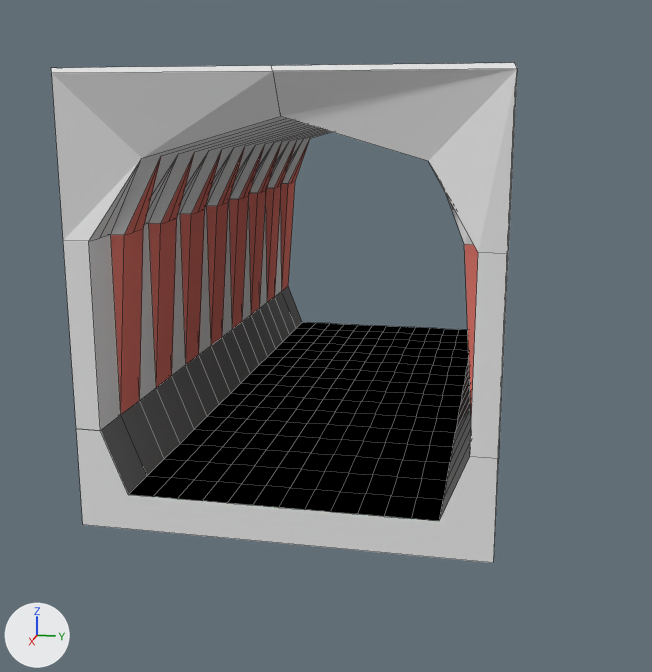
The Blender file Project/Models/newHallway.blend as it was, and as the next commit left it.
Camera for both pictures: a camera (50 mm lens) standing at (12.59, 2.18, 4.14) and looking at (0.96, -0.15, 1.24). Arrows for +X, +Y and +Z are at lower left; the lights stay in place. Mesh edges are drawn as thin lines.
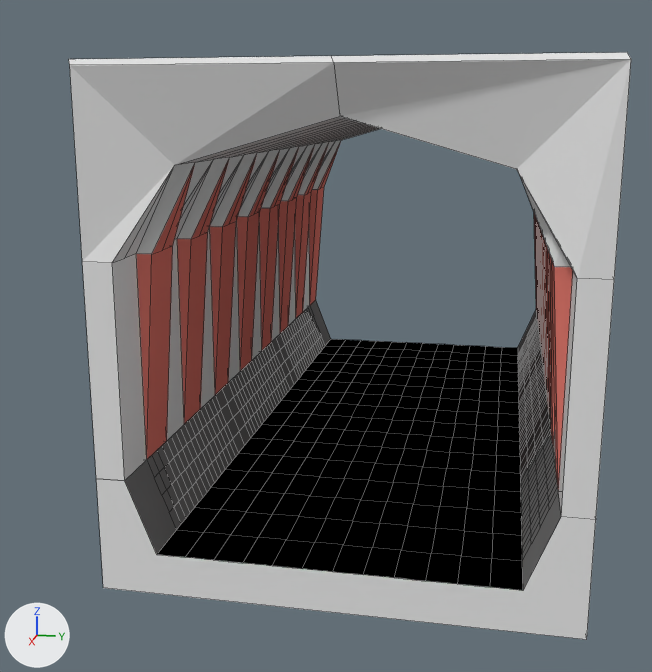
The change in detail:
Material 'Glass' (mat_glass) is new.
Its base color is (0.8, 0.8, 0.8) (white #e7e7e7).
me_cube is used by ob_cube; location (0.0, 0.0, 0.0); scale (4.2, 2.2, 0.2).
me_cube had 1613 vertices, 1134 faces, 4 loose edges and spanned x -1.0..1.0, y -1.0..1.0, z -1.0..22.9.
me_cube now has 2083 vertices, 1551 faces, 4 loose edges and spans x -1.0..1.0, y -1.0..1.0, z -18.1..5.8.
me_cube part 1: a new loose piece of 1123 vertices spanning x -1.0..1.0, y -1.0..1.0, z -18.1..5.8.
me_cube part 2: the loose piece of 653 vertices spanning x -1.0..1.0, y -1.0..1.0, z -1.0..22.9 is deleted.
me_cube now uses material mat_glass (white #e7e7e7).
Object 'Cube' (ob_cube) moves from (0.0, 0.0, 0.0) to (1.22, 0.8, 3.42).

What differs and where, as boxes [x1, y1, x2, y2] in the pictures (652 x 672 px):
'Cube', reshaped, moved (21% wider, 18% taller): before [51, 63, 517, 563]; after [69, 52, 631, 640]
part 1 of me_cube, added: after [69, 52, 631, 640]
part 2 of me_cube, deleted: before [51, 63, 517, 563]
